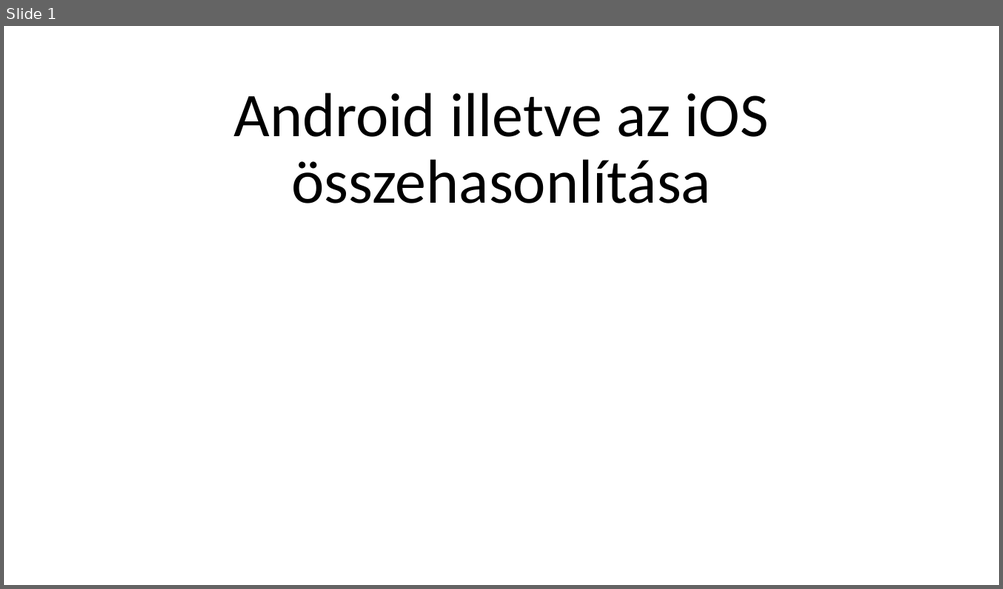
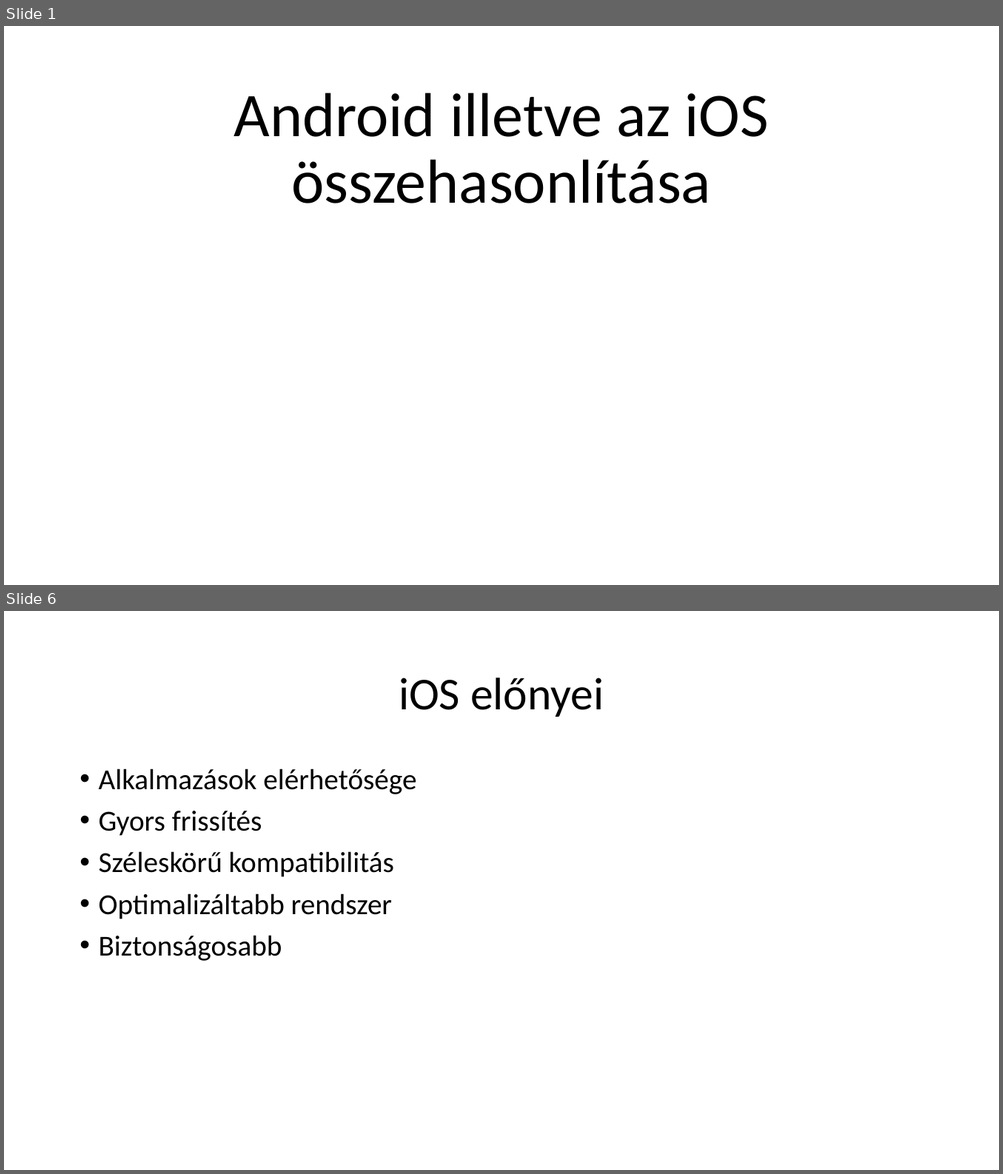
Before and after one commit to RafaelAlex123/ikt-szakmai-ppt, a slide deck: ikt powerpoint.pptx. Shown one above the other, each under a label of ours: slide 1 before the commit, slides 1 and 6 after it; the slides between them are not shown. The pictures are 1003x589 and 1003x1174 pixels, drawn with LibreOffice and Linux fonts; fonts in the diff are those of the drawing. Boxes give left, top, right and bottom in pixels: in the first picture for what was removed or moved away, otherwise in the second. Text is boxed around its words. In the diff, an @@ line names an element or a change of style, - is before the commit and + after.

```diff
--- a/ikt powerpoint.pptx
+++ b/ikt powerpoint.pptx
@@ slide 6 added at (4, 611, 999, 1170), background #FFFFFF @@
@@ title added at (398, 678, 603, 717), 44 pt, text #000000 @@
+iOS előnyei
@@ text added at (99, 769, 416, 961), 28 pt, text #000000 @@
+• Alkalmazások elérhetősége
+• Gyors frissítés
+• Széleskörű kompatibilitás
+• Optimalizáltabb rendszer
+• Biztonságosabb
```
Also in this commit, not shown: 4 slides changed, 3 other slides added, 2 slides removed.
